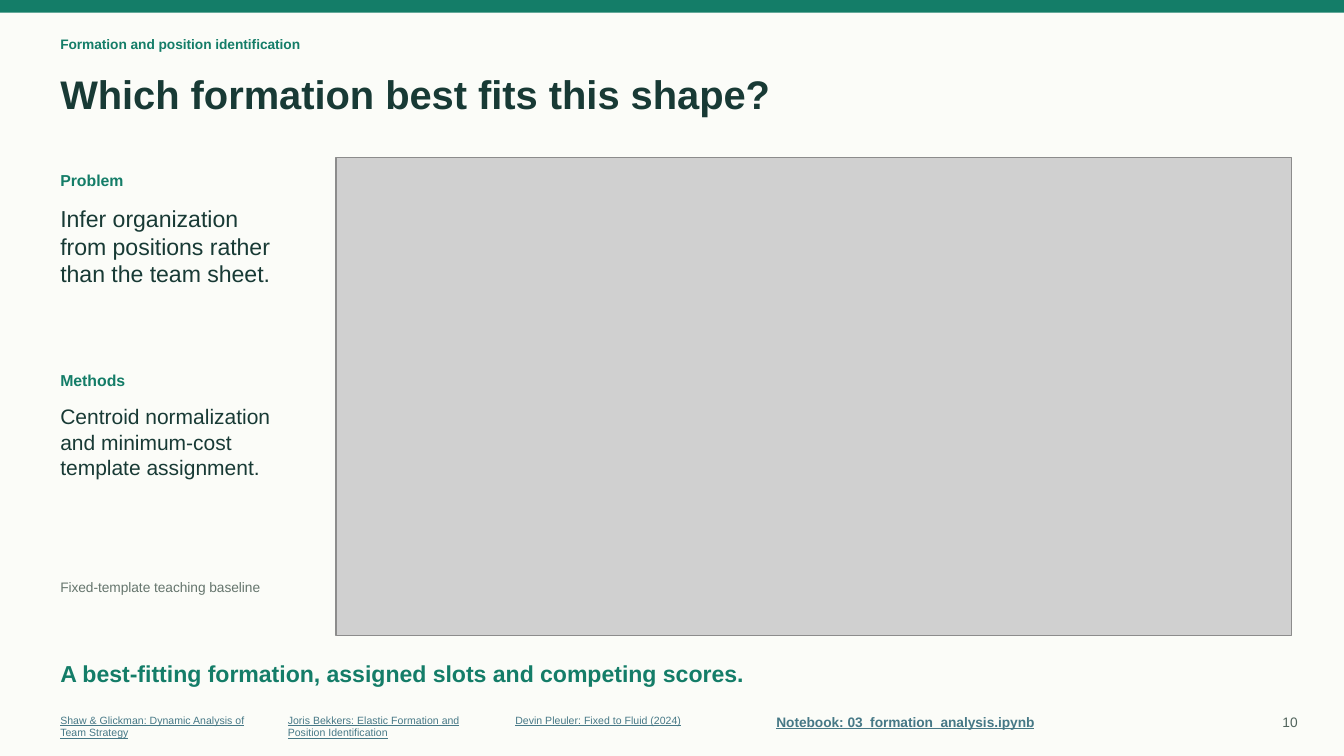
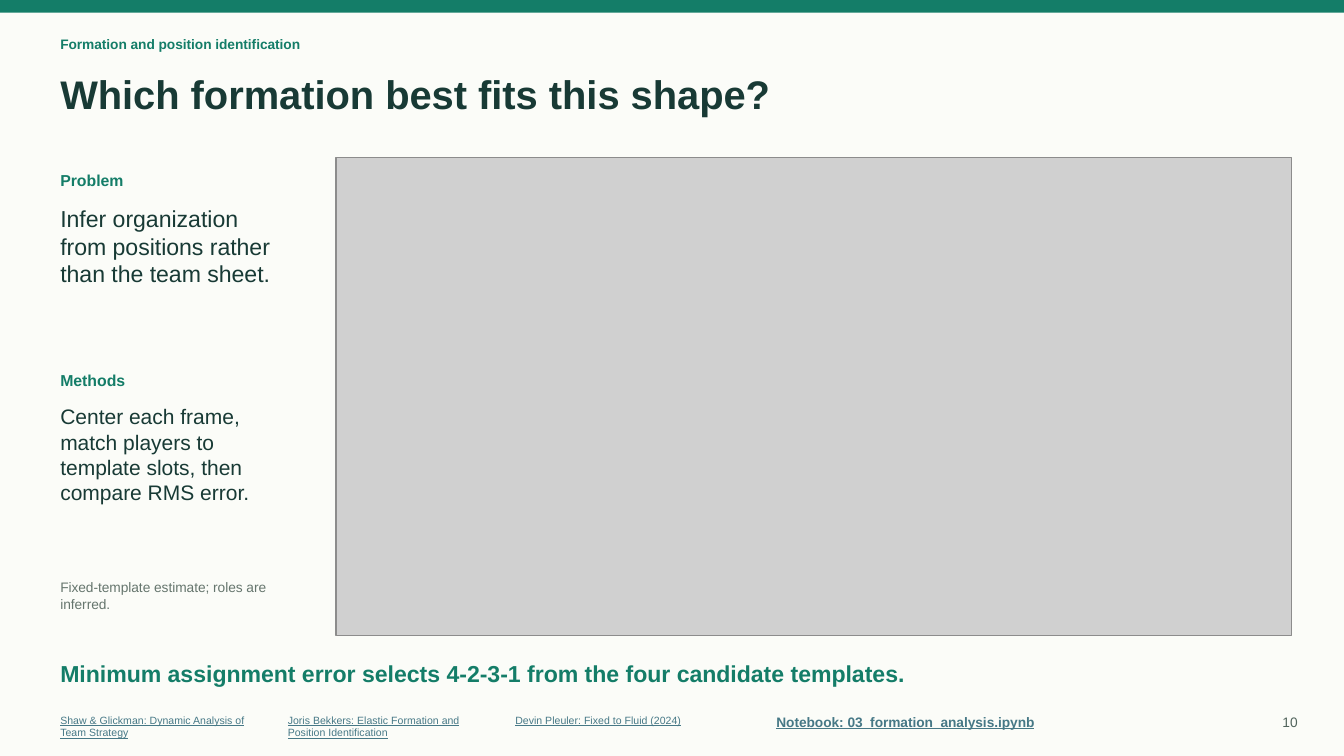
Before and after one commit to zcochran27/tracking-data-applied-workshop, a slide deck: slide 10 of slides/tracking-data-applied-updated.pptx. Drawn at 1344x756 pixels with LibreOffice and Linux fonts; fonts in the diff are those of the drawing; grey boxes stand for pictures. Boxes give left, top, right and bottom in pixels: in the first picture for what was removed or moved away, otherwise in the second. Text is boxed around its words. In the diff, an @@ line names an element or a change of style, - is before the commit and + after.

Commit message:
Use formation option C and show normalized position template assignment

```diff
--- a/slides/tracking-data-applied-updated.pptx
+++ b/slides/tracking-data-applied-updated.pptx
@@ text at bbox=[60, 408, 249, 505]: text changed @@
-Centroid normalization and minimum-cost template assignment.
+Center each frame, match players to template slots, then compare RMS error.
@@ text at bbox=[60, 582, 266, 609]: text changed @@
-Fixed-template teaching baseline
+Fixed-template estimate; roles are inferred.
@@ text at bbox=[60, 665, 905, 687]: text changed @@
-A best-fitting formation, assigned slots and competing scores.
+Minimum assignment error selects 4-2-3-1 from the four candidate templates.
```
Also in this commit, not shown: 7 other files.
